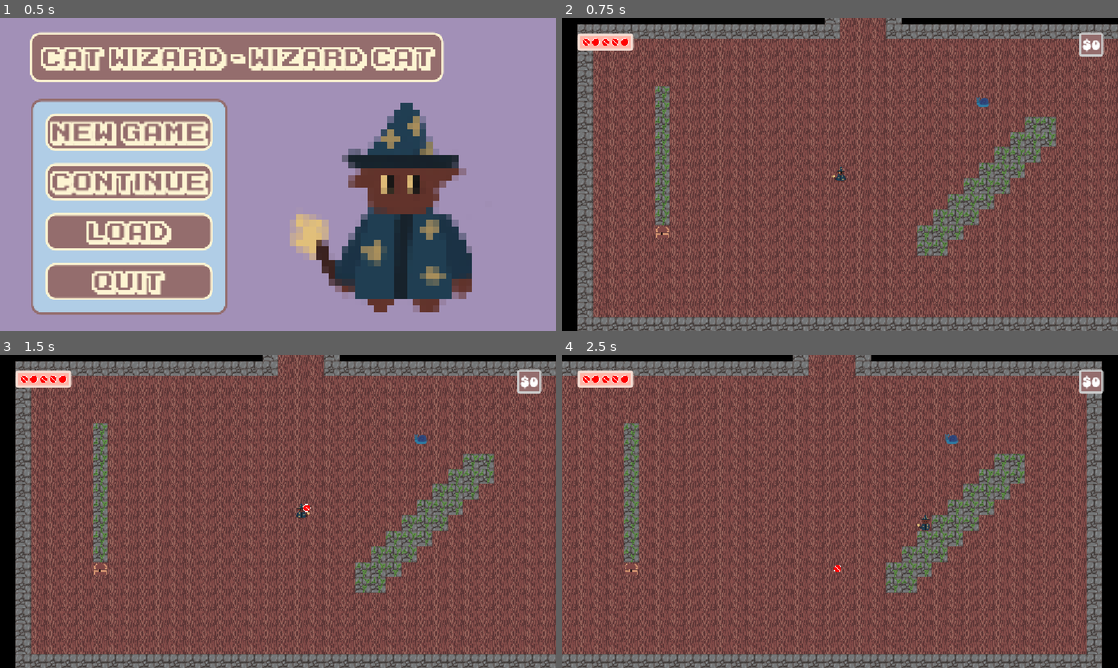
Above: before the commit, frames 1-4 (two rows, left to right).
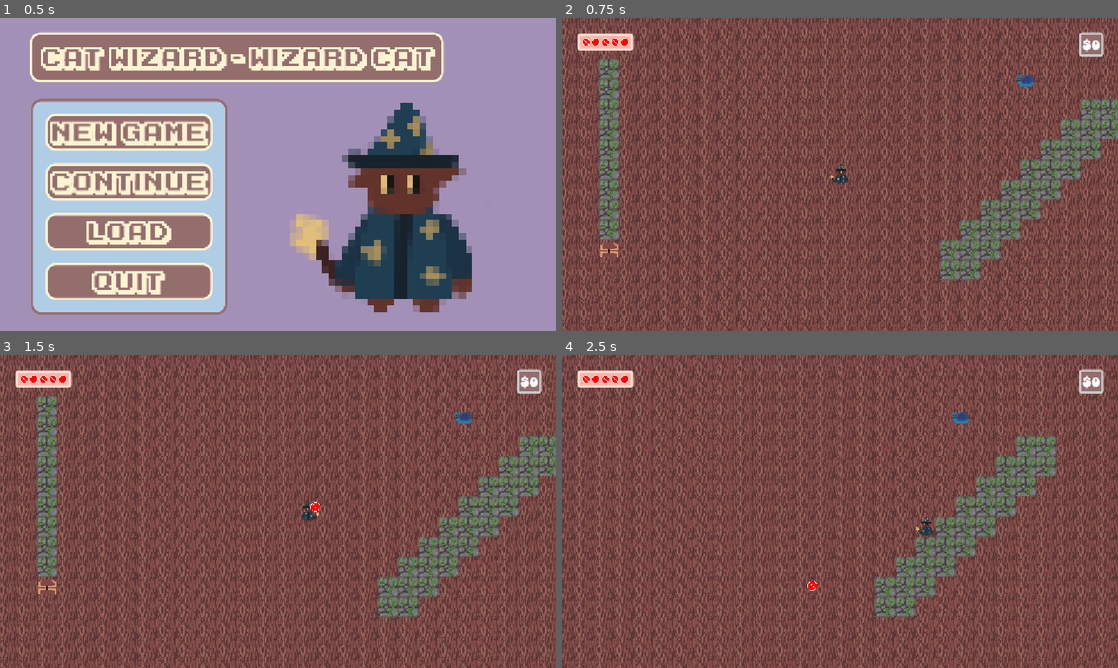
Above: after the commit, the same moments.

Repository: teganmy/wizard-cat-cat-wizard
Game: Godot game, scene res://main.tscn
Same seed, same stepped clock (60 frames per second), same inputs: the game is played once before the commit and once after it.
Inputs (mouse positions are in pixels of both pictures, inside the frame that each line leads up to):
- Up to frame 1 (0.5 s): no input
- Up to frame 2 (0.75 s): click "New Game" at 0.5 s
- Up to frame 3 (1.5 s): tap Enter (interact) at 1.25 s; move the mouse to (400, 495) at 1.27 s; hold Right (player_right) from 1.28 s (still down); tap Space (fire) at 1.35 s
- Up to frame 4 (2.5 s): move the mouse to (728, 527) at 2.02 s; release Right (player_right) at 2.03 s; hold Down (player_down) from 2.03 s (still down); tap Enter (interact) at 2.1 s

Frame 1 is identical in both runs. In frame 2, 60% of the frame differs, in the area x 0-100%, y 0-100%; in frame 3, 60%; in frame 4, 58%.

Commit message:
Changed a few parameters

Diff:
--- a/wizard-cat-game/levels/level_1.tscn
+++ b/wizard-cat-game/levels/level_1.tscn
@@ -21,9 +21,6 @@
 [node name="SpawnPoint" type="Marker2D" parent="." unique_id=1639797245]
 position = Vector2(544, 312)
 
-[node name="Chest" parent="." unique_id=1010634097 instance=ExtResource("6_btoec")]
-position = Vector2(176, 432)
-
 [node name="HUDLayer" type="CanvasLayer" parent="." unique_id=865870252]
 
 [node name="HUD" parent="HUDLayer" unique_id=675684008 instance=ExtResource("4_kx6l7")]
@@ -41,6 +38,9 @@
 [node name="Spot3" type="Marker2D" parent="EnemySpawns" unique_id=1915152163]
 position = Vector2(840, 161)
 
+[node name="Chest" parent="." unique_id=1010634097 instance=ExtResource("6_btoec")]
+position = Vector2(176, 432)
+
 [node name="Chest2" parent="." unique_id=1818919196 instance=ExtResource("6_btoec")]
 position = Vector2(1136, -512)
 rotation = 1.5707964
--- a/wizard-cat-game/loot/lootable.gd
+++ b/wizard-cat-game/loot/lootable.gd
@@ -16,7 +16,7 @@
 		new_loot.global_position = to_global(location)
 		if new_loot.has_method("apply_central_impulse"):
 			new_loot.apply_central_impulse(Vector2(randf_range(-1.0, 1.0), randf_range(-1.0, 1.0)) * 75)
-		get_tree().current_scene.add_child(new_loot)
+		get_tree().current_scene.add_child.call_deferred(new_loot)
 
 func roll_loot() -> Loot:
 	var rand = randf()
--- a/wizard-cat-game/player.tscn
+++ b/wizard-cat-game/player.tscn
@@ -59,6 +59,7 @@
 metadata/_custom_type_script = "uid://ds8lqx0juuem6"
 
 [node name="Camera2D" type="Camera2D" parent="." unique_id=677666763]
+zoom = Vector2(1.3, 1.3)
 position_smoothing_enabled = true
 drag_horizontal_enabled = true
 drag_vertical_enabled = true
